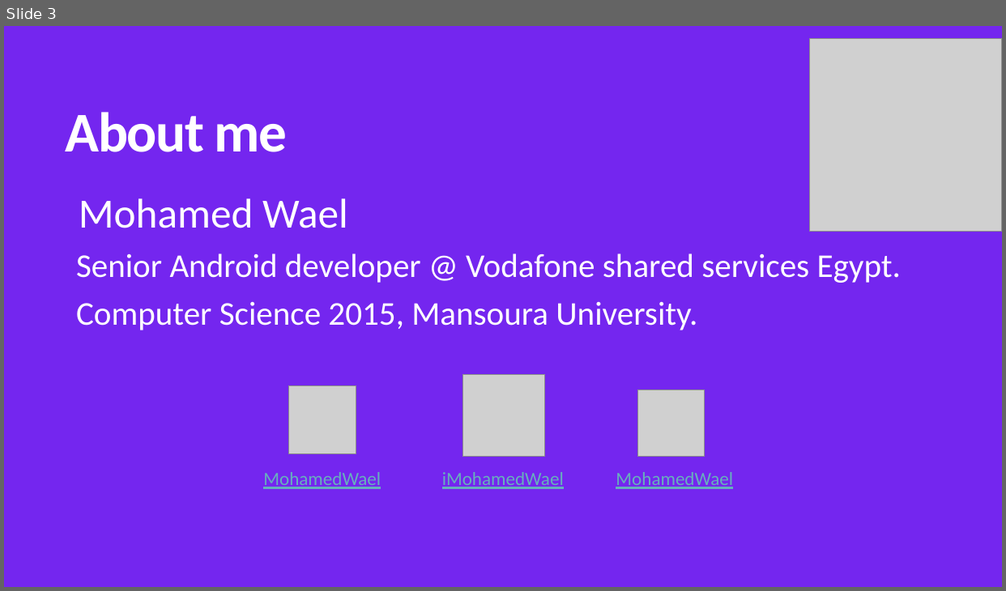
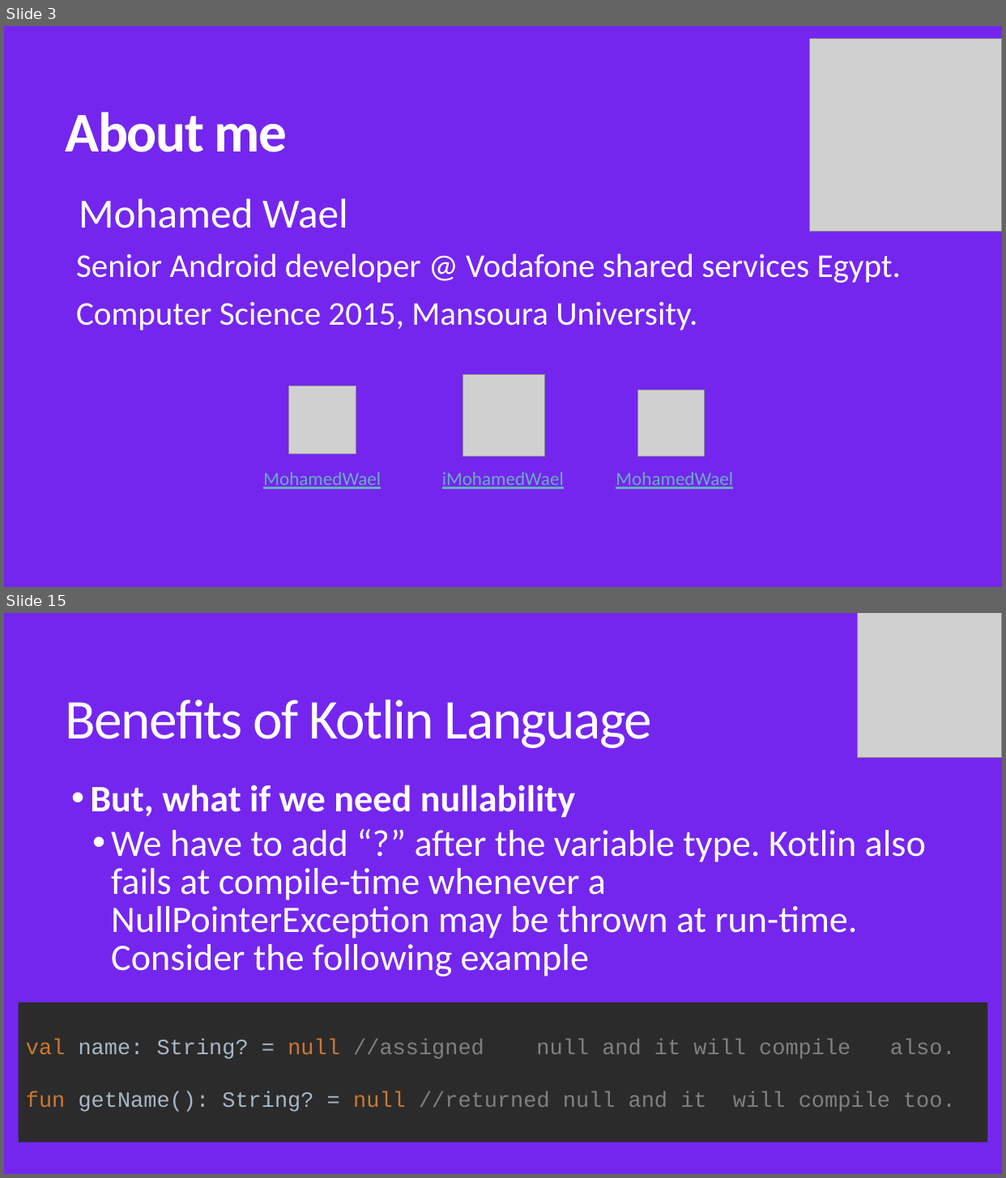
Before and after one commit to MohamedWael/Kotlin-crash-course, a slide deck: kotlin_intro.pptx. Shown one above the other, each under a label of ours: slide 3 before the commit, slides 3 and 15 after it; the slides between them are not shown. The pictures are 1006x591 and 1006x1178 pixels, drawn with LibreOffice and Linux fonts; fonts in the diff are those of the drawing; grey boxes stand for pictures. Boxes give left, top, right and bottom in pixels: in the first picture for what was removed or moved away, otherwise in the second. Text is boxed around its words. In the diff, an @@ line names an element or a change of style, - is before the commit and + after.

```diff
--- a/kotlin_intro.pptx
+++ b/kotlin_intro.pptx
@@ slide 15 added at bbox=[4, 613, 1002, 1174], background #7426EF @@
@@ picture added at bbox=[858, 613, 1002, 757] @@
@@ title added at bbox=[66, 700, 653, 748], 54 pt, text #FFFFFF @@
+Benefits of Kotlin Language
@@ text added at bbox=[90, 785, 926, 977], 36 pt, text #FFFFFF @@
+• But, what if we need nullability
+  • We have to add “?” after the variable type. Kotlin also fails at compile-time whenever a NullPointerException may be thrown at run-time. Consider the following example
@@ rectangle added at bbox=[19, 1003, 987, 1143], fill #2B2B2B, 21 pt, text #808080 @@
+val name: String? = null //assigned null and it will compile also.
+fun getName(): String? = null //returned null and it will compile too.
```
Also in this commit, not shown: 2 slides changed, 17 other slides added, 1 slide removed, 4 other files.
